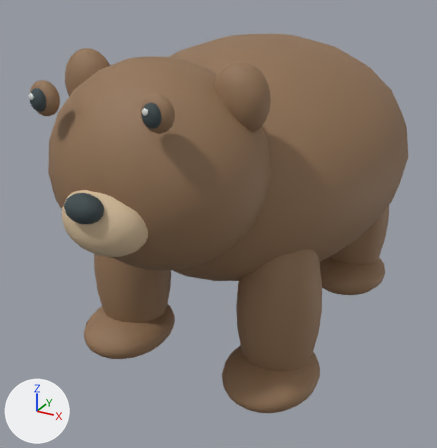
The glTF model models/city-bear.glb: old version first, new version second.
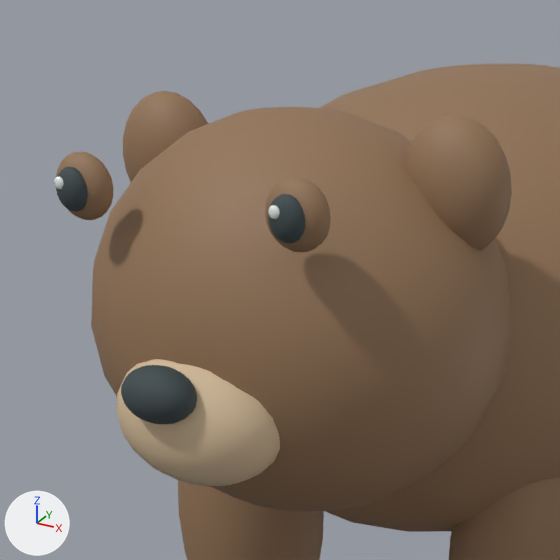
Old and new are each drawn whole from a camera (50 mm lens) standing at (2.26, -4.81, 3.24) and looking at (-0.21, -0.32, 1.0) and again close up on the part from 0% to 68% of the width and 0% to 66% of the height. Arrows for +X, +Y and +Z are at lower left; the lights stay in place. The last two pictures show the newer version. Where no turn or scale is listed for an object, it has been applied to the vertices. Vertices at exactly the same position are counted once.

Names of what the first close-up shows: 'Animal_bear', 'Walk_FL', 'Walk_FR'.
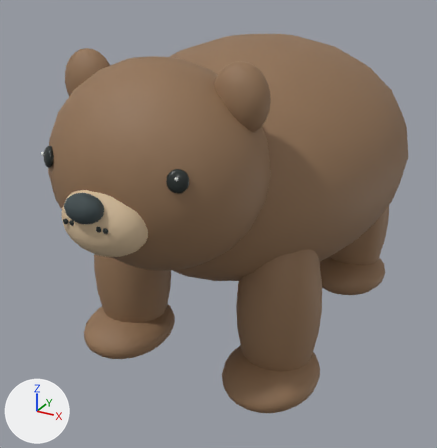
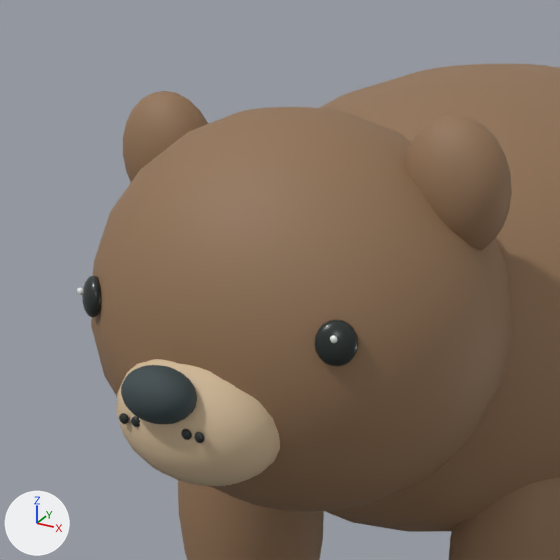
Diff of the bpy script that builds the scene:
```diff
--- a/models/city-bear.glb.py
+++ b/models/city-bear.glb.py
@@ mat_gentle_obsidian_eyes @@
+mat_gentle_obsidian_eyes = principled_material('Gentle obsidian eyes')
+mat_gentle_obsidian_eyes.base_color = (0.018, 0.025, 0.023)  # black #242c2a
+mat_gentle_obsidian_eyes.roughness = 0.3
@@ me_sphere_317 @@
 # used by ob_animal_bear; location = (0.0, 0.0, 0.0)
-me_sphere_317.from_pydata(...)  # 3200 vertices, 6348 faces; spans x -1.3..1.3, y -2.42..2.33, z 0.65..2.68
+me_sphere_317.from_pydata(...)  # 3644 vertices, 7228 faces; spans x -1.3..1.3, y -2.42..2.33, z 0.65..2.68
+# me_sphere_317 part 1: the loose piece of 266 vertices spanning x -0.44..-0.4, y -2.23..-2.21, z 2.48..2.52 is moved by (0.32, -0.11, -0.7), in mat_gentle_obsidian_eyes (black #242c2a)
+# me_sphere_317 part 2: the loose piece of 266 vertices spanning x 0.37..0.41, y -2.23..-2.21, z 2.48..2.52 is moved by (-0.54, -0.11, -0.7), in mat_gentle_obsidian_eyes (black #242c2a)
+# me_sphere_317 part 3: a new loose piece, a UV sphere (24 segments, 12 rings, poles along z) spanning x 0.082..0.118, y -2.347..-2.323, z 1.782..1.818, in mat_gentle_obsidian_eyes (black #242c2a)
+# me_sphere_317 part 4: a new loose piece, a UV sphere (24 segments, 12 rings, poles along z) spanning x 0.132..0.168, y -2.347..-2.323, z 1.782..1.818, in mat_gentle_obsidian_eyes (black #242c2a)
+# me_sphere_317 part 5: a new loose piece, a UV sphere (24 segments, 12 rings, poles along z) spanning x -0.528..-0.502, y -2.107..-2.087, z 2.088..2.114, in mat_transport_pearl (white #f1f5f1)
+# me_sphere_317 part 6: a new loose piece, a UV sphere (24 segments, 12 rings, poles along z) spanning x 0.478..0.504, y -2.107..-2.087, z 2.088..2.114, in mat_transport_pearl (white #f1f5f1)
+# me_sphere_317 part 7: a new loose piece of 222 vertices spanning x -0.54..-0.43, y -2.12..-2.03, z 2.01..2.15, in mat_gentle_obsidian_eyes (black #242c2a)
+# me_sphere_317 part 8: a new loose piece of 222 vertices spanning x 0.43..0.54, y -2.12..-2.03, z 2.01..2.15, in mat_gentle_obsidian_eyes (black #242c2a)
+# me_sphere_317 part 9: the loose piece of 266 vertices spanning x 0.35..0.47, y -2.22..-2.14, z 2.4..2.54 is deleted
+# me_sphere_317 part 10: the loose piece of 266 vertices spanning x -0.51..-0.3, y -2.2..-2.07, z 2.36..2.58 is deleted
+# me_sphere_317 part 11: the loose piece of 266 vertices spanning x -0.47..-0.35, y -2.22..-2.14, z 2.4..2.54 is deleted
+# me_sphere_317 part 12: the loose piece of 266 vertices spanning x 0.3..0.51, y -2.2..-2.07, z 2.36..2.58 is deleted
 me_sphere_317.materials.append(mat_wildlife_bear)
@@ me_sphere_317 @@
 me_sphere_317.materials.append(mat_transport_pearl)
+me_sphere_317.materials.append(mat_gentle_obsidian_eyes)  # black #242c2a
```

Where the change shows, as pixel boxes (x1, y1, x2, y2) in the close-ups (560 x 560 px; the box of a moved part takes in the faces that stretch with it):
'Animal_bear', reshaped: before (54, 64, 560, 532); after (77, 64, 560, 532)
part 1 of me_sphere_317, moved or reshaped: before (54, 177, 64, 189); after (131, 416, 140, 427)
part 2 of me_sphere_317, moved or reshaped: before (268, 205, 280, 219); after (119, 413, 129, 424)
part 3 of me_sphere_317, added: after (181, 429, 192, 440)
part 4 of me_sphere_317, added: after (194, 432, 205, 443)
part 5 of me_sphere_317, added: after (77, 287, 84, 295)
part 6 of me_sphere_317, added: after (330, 335, 337, 343)
part 7 of me_sphere_317, added (black): after (82, 275, 101, 317)
part 8 of me_sphere_317, added (black): after (314, 320, 358, 366)
part 9 of me_sphere_317, deleted: before (268, 194, 305, 243)
part 10 of me_sphere_317, deleted (brown): before (56, 152, 113, 220)
part 11 of me_sphere_317, deleted: before (56, 167, 88, 211)
part 12 of me_sphere_317, deleted (brown): before (265, 177, 331, 252)
